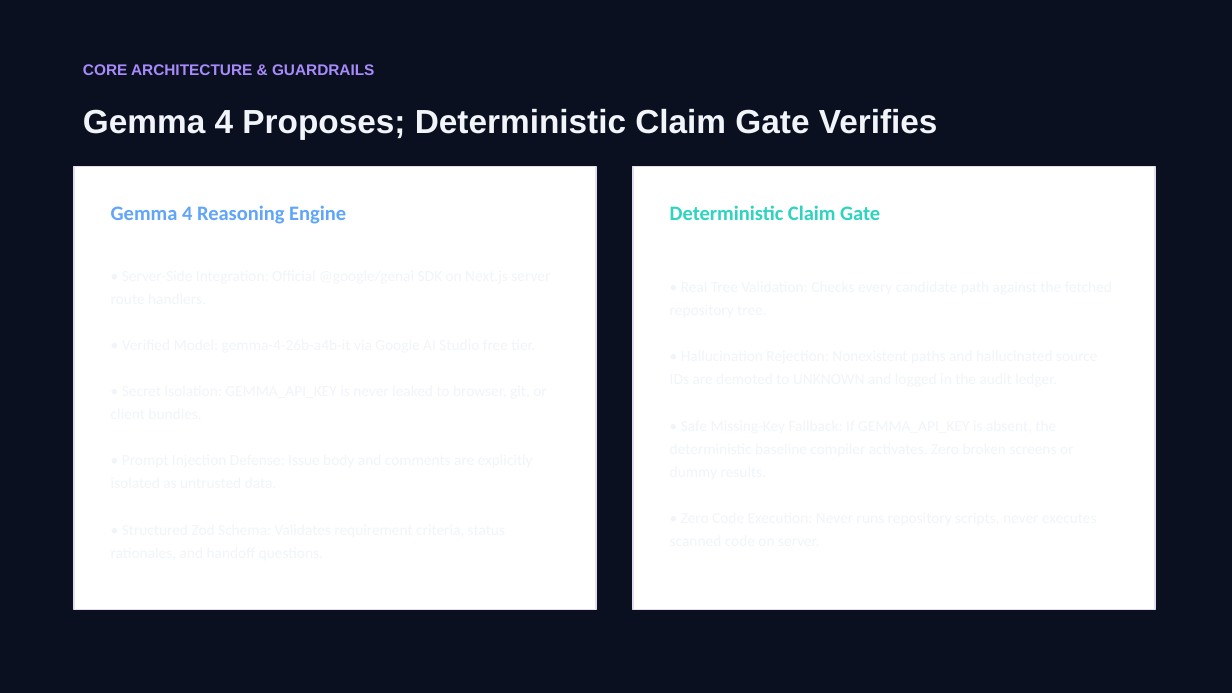
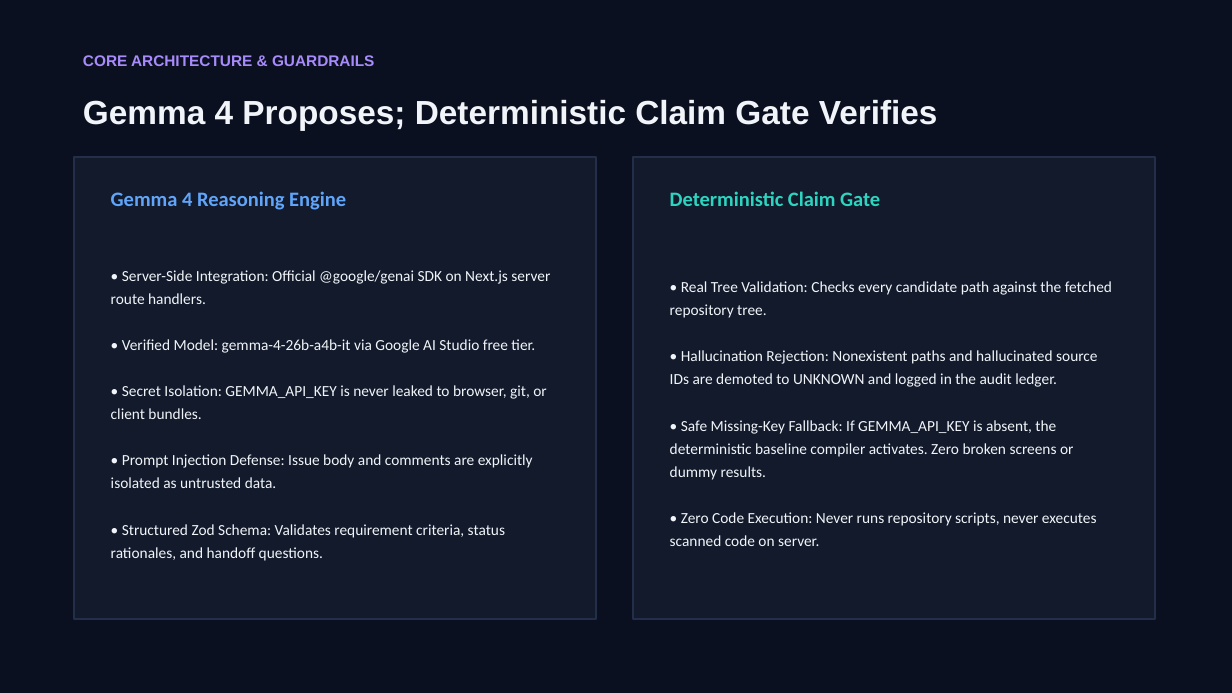
Before and after one commit to rudraarcadeskills-art/IssueLift, a slide deck: slide 5 of submission/IssueLift_Submission.pptx. Drawn at 1232x693 pixels with LibreOffice and Linux fonts; fonts in the diff are those of the drawing. Boxes give left, top, right and bottom in pixels: in the first picture for what was removed or moved away, otherwise in the second. Text is boxed around its words. In the diff, an @@ line names an element or a change of style, - is before the commit and + after.

Commit message:
docs: add live demo script, presentation deck, and generation script

```diff
--- a/submission/IssueLift_Submission.pptx
+++ b/submission/IssueLift_Submission.pptx
@@ text "CORE ARCHITECTURE & GUARDRAILS": place and size @@
-text "CORE ARCHITECTURE & GUARDRAILS" at bbox=[83, 64, 374, 75]
+text "CORE ARCHITECTURE & GUARDRAILS" at bbox=[83, 55, 374, 66]
@@ text "Gemma 4 Proposes; Deterministic Claim ...": place and size @@
-text "Gemma 4 Proposes; Deterministic Claim ..." at bbox=[83, 109, 938, 139]
+text "Gemma 4 Proposes; Deterministic Claim ..." at bbox=[83, 100, 938, 130]
@@ rectangle: place and size @@
-rectangle at bbox=[74, 166, 596, 610]
+rectangle at bbox=[74, 157, 596, 619]
@@ rectangle at bbox=[74, 157, 596, 619]: fill #FFFFFF to #121A2B; outline #E2DFF4 1 pt to #232F48 1 pt @@
@@ rectangle at bbox=[633, 157, 1155, 619]: fill #FFFFFF to #121A2B; outline #E2DFF4 1 pt to #232F48 1 pt @@
@@ rectangle: place and size @@
-rectangle at bbox=[633, 166, 1155, 610]
+rectangle at bbox=[633, 157, 1155, 619]
@@ text "Gemma 4 Reasoning Engine": place and size @@
-text "Gemma 4 Reasoning Engine" at bbox=[111, 205, 346, 224]
+text "Gemma 4 Reasoning Engine" at bbox=[111, 191, 346, 210]
@@ text "Deterministic Claim Gate": place and size @@
-text "Deterministic Claim Gate" at bbox=[670, 205, 880, 220]
+text "Deterministic Claim Gate" at bbox=[670, 191, 880, 206]
@@ text added at bbox=[111, 270, 550, 561], 12 pt, text #F1F5F9 @@
+• Server-Side Integration: Official @google/genai SDK on Next.js server route handlers.
+• Verified Model: gemma-4-26b-a4b-it via Google AI Studio free tier.
+• Secret Isolation: GEMMA_API_KEY is never leaked to browser, git, or client bundles.
+• Prompt Injection Defense: Issue body and comments are explicitly isolated as untrusted data.
+• Structured Zod Schema: Validates requirement criteria, status rationales, and handoff questions.
@@ text added at bbox=[670, 281, 1112, 546], 12 pt, text #F1F5F9 @@
+• Real Tree Validation: Checks every candidate path against the fetched repository tree.
+• Hallucination Rejection: Nonexistent paths and hallucinated source IDs are demoted to UNKNOWN and logged in the audit ledger.
+• Safe Missing-Key Fallback: If GEMMA_API_KEY is absent, the deterministic baseline compiler activates. Zero broken screens or dummy results.
+• Zero Code Execution: Never runs repository scripts, never executes scanned code on server.
```
Also in this commit, not shown: 7 other slides changed, 3 other files.
